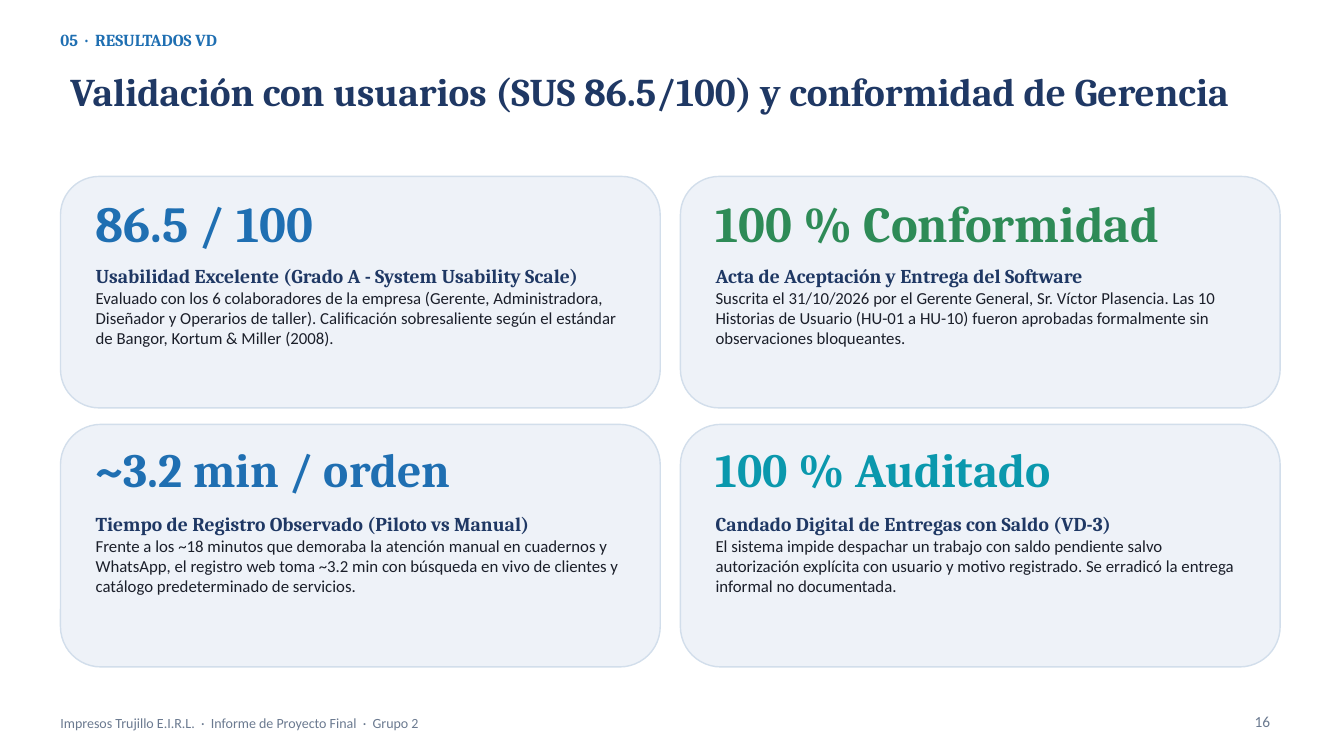
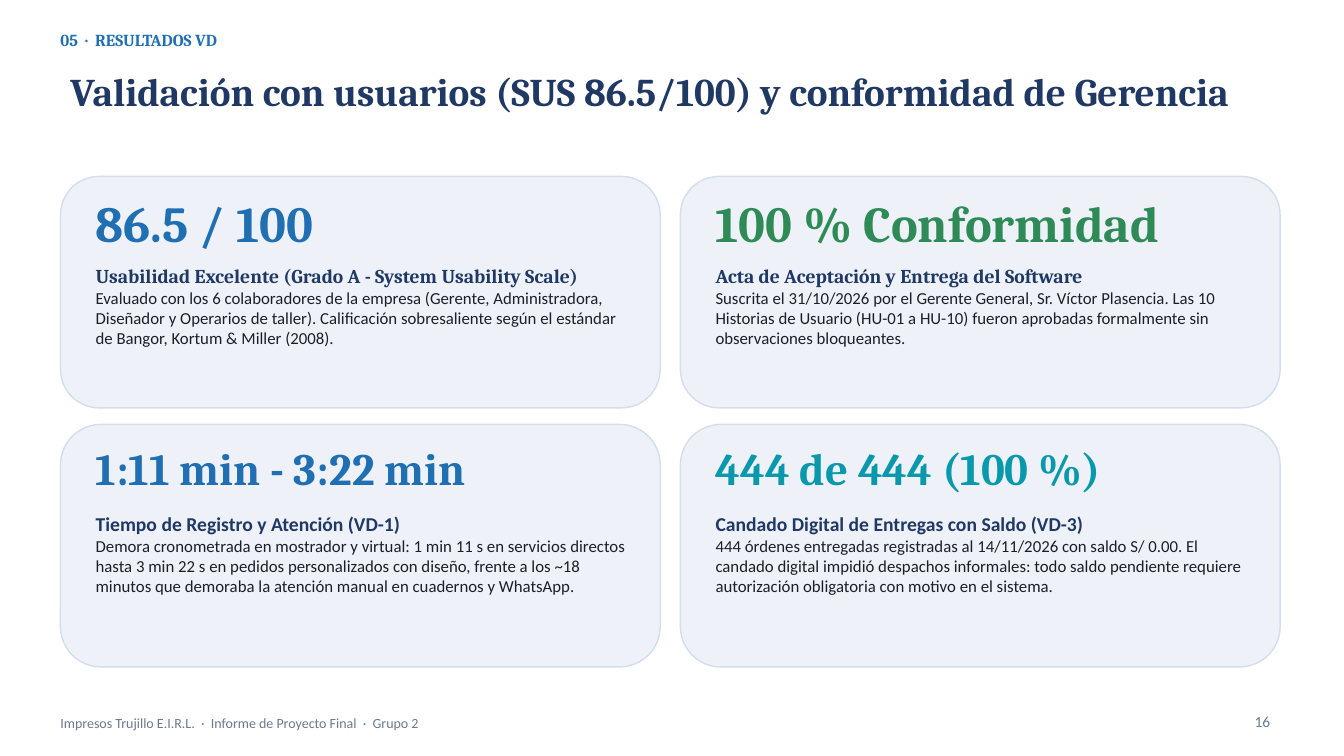
Before and after one commit to YamiDarknezz/IMPRESOS-TRUJILLO-E.I.R.L., a slide deck: slide 16 of docs/entregables/SEM13/INFORME_Impresos_Trujillo_Problema_a_Conclusiones.pptx. Drawn at 1344x756 pixels with LibreOffice and Linux fonts; fonts in the diff are those of the drawing. Boxes give left, top, right and bottom in pixels: in the first picture for what was removed or moved away, otherwise in the second. Text is boxed around its words. In the diff, an @@ line names an element or a change of style, - is before the commit and + after.

Commit message:
docs(t3): actualizar resultados VD con datos reales de produccion al 14/11 (911 ordenes, tiempos cronometrados 1:11s a 3:22s)

```diff
--- a/docs/entregables/SEM13/INFORME_Impresos_Trujillo_Problema_a_Conclusiones.pptx
+++ b/docs/entregables/SEM13/INFORME_Impresos_Trujillo_Problema_a_Conclusiones.pptx
@@ text at [96, 454, 466, 486]: text changed; size 34 to 32 pt @@
-~3.2 min / orden
+1:11 min - 3:22 min
@@ text at [716, 452, 1029, 492]: text changed; size 34 to 32 pt @@
-100 % Auditado
+444 de 444 (100 %)
@@ text at [96, 516, 625, 595]: text changed @@
-Tiempo de Registro Observado (Piloto vs Manual)
-Frente a los ~18 minutos que demoraba la atención manual en cuadernos y WhatsApp, el registro web toma ~3.2 min con búsqueda en vivo de clientes y catálogo predeterminado de servicios.
+Tiempo de Registro y Atención (VD-1)
+Demora cronometrada en mostrador y virtual: 1 min 11 s en servicios directos hasta 3 min 22 s en pedidos personalizados con diseño, frente a los ~18 minutos que demoraba la atención manual en cuadernos y WhatsApp.
@@ text at [716, 516, 1083, 535]: font Cambria to Calibri in "Candado Digital de Entregas con Saldo (VD-3)" @@
@@ text at [716, 540, 1241, 595]: text changed @@
-El sistema impide despachar un trabajo con saldo pendiente salvo autorización explícita con usuario y motivo registrado. Se erradicó la entrega informal no documentada.
+444 órdenes entregadas registradas al 14/11/2026 con saldo S/ 0.00. El candado digital impidió despachos informales: todo saldo pendiente requiere autorización obligatoria con motivo en el sistema.
```
Also in this commit, not shown: 5 other slides changed, 11 other files.
